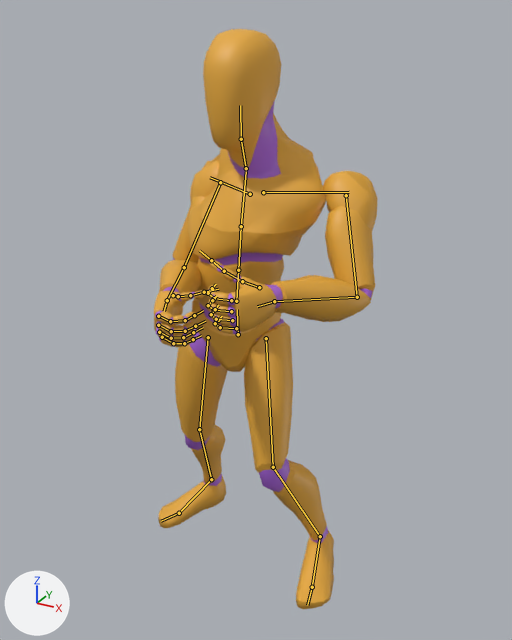
The glTF model game/art/animations/hero_moves.glb, before and after one commit.
The view is the same before and after, from a camera (50 mm lens) standing at (1.023, -1.695, 1.784) and looking at (0.105, -0.026, 0.95). Every picture has the same lights, and +X, +Y and +Z are marked at lower left. The older version comes first. Both versions are drawn at frame 12 of the action 'Strike2H'; the numbers are the values there. The bones that change, and the others that lie on the model, are drawn over the model as lines.

In view in the first picture: 'Mannequin'.
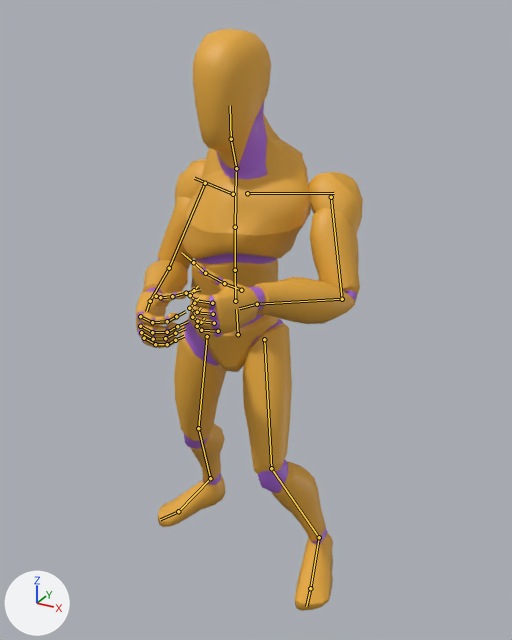
The change, as a diff of the scene's bpy script:
```diff
--- a/game/art/animations/hero_moves.glb.py
+++ b/game/art/animations/hero_moves.glb.py
@@ bone_pelvis @@
 bone_pelvis = bpy.data.objects['Armature'].pose.bones['pelvis']  # child of 'root'
-bone_pelvis.rotation_quaternion = (0.974, 0.032, 0.216, -0.063)  # degrees (2, 25, -7)
+bone_pelvis.rotation_quaternion = (0.981, 0.032, 0.183, -0.054)  # degrees (3, 21, -6)
@@ bone_spine_01 @@
 bone_spine_01 = bpy.data.objects['Armature'].pose.bones['spine_01']  # child of 'pelvis'
-bone_spine_01.rotation_quaternion = (0.99, 0.098, 0.098, -0.029)  # degrees (11, 11, -2)
+bone_spine_01.rotation_quaternion = (0.993, 0.098, 0.06, -0.018)  # degrees (11, 7, -1)
@@ bone_spine_02 @@
 bone_spine_02 = bpy.data.objects['Armature'].pose.bones['spine_02']  # child of 'spine_01'
-bone_spine_02.rotation_quaternion = (0.998, 0.0, 0.066, -0.016)  # degrees (0, 8, -2)
+bone_spine_02.rotation_quaternion = (0.999, 0.0, 0.041, -0.01)  # degrees (0, 5, -1)
@@ bone_spine_03 @@
 bone_spine_03 = bpy.data.objects['Armature'].pose.bones['spine_03']  # child of 'spine_02'
-bone_spine_03.rotation_quaternion = (0.998, 0.0, 0.055, -0.013)  # degrees (0, 6, -1)
+bone_spine_03.rotation_quaternion = (0.999, 0.0, 0.034, -0.008)  # degrees (0, 4, -1)
@@ bone_clavicle_l @@
 bone_clavicle_l = bpy.data.objects['Armature'].pose.bones['clavicle_l']  # child of 'spine_03'
-bone_clavicle_l.rotation_quaternion = (0.891, -0.01, -0.13, -0.435)  # degrees (6, -14, -53)
+bone_clavicle_l.rotation_quaternion = (0.937, -0.026, -0.128, -0.323)  # degrees (2, -15, -38)
@@ bone_clavicle_r @@
 bone_clavicle_r = bpy.data.objects['Armature'].pose.bones['clavicle_r']  # child of 'spine_03'
-bone_clavicle_r.rotation_quaternion = (0.891, -0.109, 0.072, -0.435)  # degrees (-15, 2, -52)
+bone_clavicle_r.rotation_quaternion = (0.937, -0.099, 0.085, -0.323)  # degrees (-14, 5, -39)
@@ bone_neck_01 @@
 bone_neck_01 = bpy.data.objects['Armature'].pose.bones['neck_01']  # child of 'spine_03'
-bone_neck_01.rotation_quaternion = (0.896, -0.071, -0.408, 0.16)  # degrees (-21, -45, 29)
+bone_neck_01.rotation_quaternion = (0.943, -0.074, -0.303, 0.119)  # degrees (-15, -34, 19)
@@ bone_thigh_l @@
 bone_thigh_l = bpy.data.objects['Armature'].pose.bones['thigh_l']  # child of 'pelvis'
-bone_thigh_l.rotation_quaternion = (0.957, -0.19, 0.204, -0.078)  # degrees (-25, 21, -14)
+bone_thigh_l.rotation_quaternion = (0.964, -0.187, 0.171, -0.082)  # degrees (-24, 17, -13)
@@ bone_thigh_r @@
 bone_thigh_r = bpy.data.objects['Armature'].pose.bones['thigh_r']  # child of 'pelvis'
-bone_thigh_r.rotation_quaternion = (0.971, 0.059, 0.219, 0.077)  # degrees (9, 25, 11)
+bone_thigh_r.rotation_quaternion = (0.978, 0.056, 0.186, 0.082)  # degrees (9, 21, 11)
```

Changed parts and their boxes (x1, y1, x2, y2) in the pictures (512 x 640 px):
'Mannequin', posed: before (154, 29, 378, 609); after (136, 29, 363, 611)
bone 'pelvis', root to tip: before (238, 334) to (237, 309); after (238, 334) to (236, 309)
bone 'spine_01', root to tip: before (236, 301) to (238, 270); after (235, 301) to (235, 270)
bone 'spine_02', root to tip: before (238, 270) to (241, 226); after (235, 270) to (235, 227)
bone 'spine_03', root to tip: before (241, 226) to (246, 171); after (235, 227) to (236, 172)
bone 'clavicle_l', root to tip: before (263, 192) to (349, 192); after (247, 193) to (334, 193)
bone 'clavicle_r', root to tip: before (250, 194) to (210, 177); after (233, 194) to (194, 178)
bone 'neck_01', root to tip: before (246, 168) to (241, 139); after (236, 168) to (231, 139)
bone 'thigh_l', root to tip: before (266, 338) to (273, 467); after (264, 339) to (271, 468)
bone 'thigh_r', root to tip: before (208, 337) to (199, 429); after (207, 336) to (198, 428)
